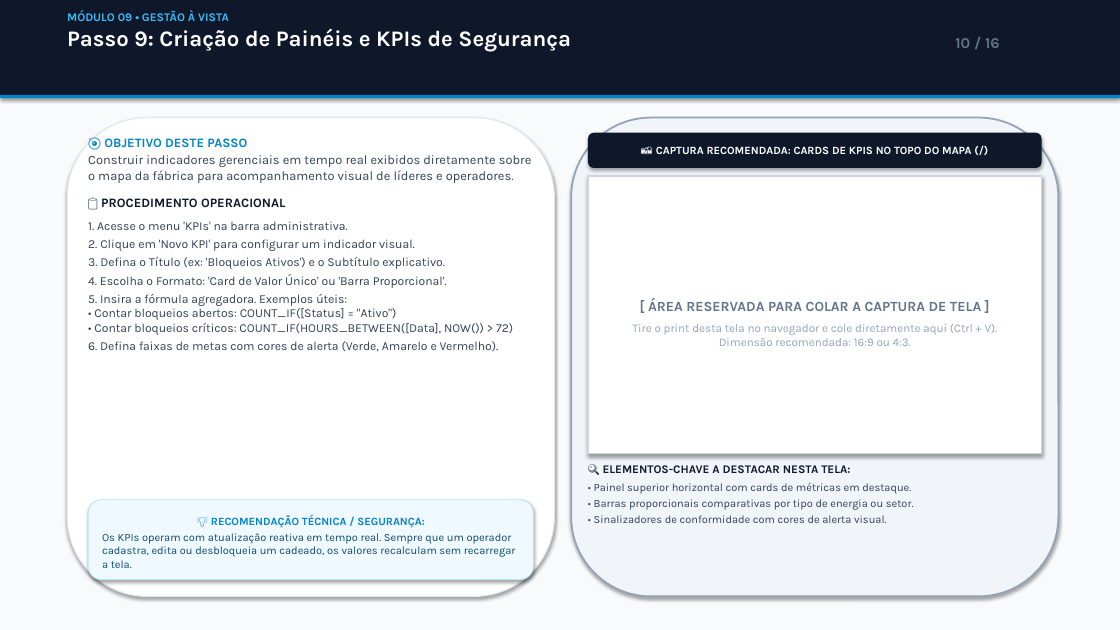
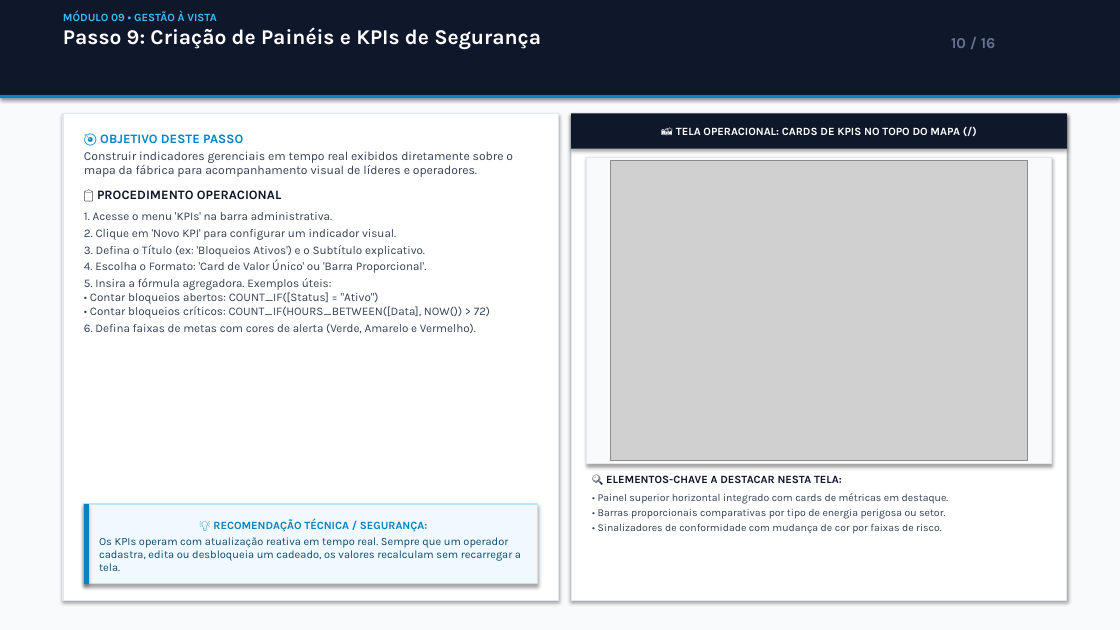
Before and after one commit to devrodrigo777/factory_map_1_online, a slide deck: slide 10 of client/public/Passo_a_Passo_EasyLOTOTO_for_Knauf.pptx. Drawn at 1120x630 pixels with LibreOffice and Linux fonts; fonts in the diff are those of the drawing; grey boxes stand for pictures. Boxes give left, top, right and bottom in pixels: in the first picture for what was removed or moved away, otherwise in the second. Text is boxed around its words. In the diff, an @@ line names an element or a change of style, - is before the commit and + after.

Commit message:
docs: update Passo_a_Passo_EasyLOTOTO_for_Knauf.pptx with embedded screenshots and clean rectangular design

```diff
--- a/client/public/Passo_a_Passo_EasyLOTOTO_for_Knauf.pptx
+++ b/client/public/Passo_a_Passo_EasyLOTOTO_for_Knauf.pptx
@@ text "MÓDULO 09 • GESTÃO À ..." at [63, 11, 541, 50]: size 10 to 9.5 pt in "MÓDULO 09 • GESTÃO À VISTA"; size 19 to 18 pt in "Passo 9: Criação de Painéis e KPIs ..." @@
@@ text "10 / 16": place and size @@
-text "10 / 16" at [955, 38, 1000, 48]
+text "10 / 16" at [951, 38, 996, 48]
@@ rectangle: place and size @@
-rectangle at [67, 118, 555, 597]
+rectangle at [63, 113, 559, 601]
@@ rectangle at [63, 113, 559, 601]: rounded rectangle to rectangle @@
@@ rectangle "📸 TELA OPERACIONAL: CARDS DE ..." at [571, 113, 1067, 149]: rounded rectangle to rectangle @@
@@ rectangle "📸 TELA OPERACIONAL: CARDS DE ...": place and size @@
-rectangle "📸 TELA OPERACIONAL: CARDS DE ..." at [588, 133, 1042, 168]
+rectangle "📸 TELA OPERACIONAL: CARDS DE ..." at [571, 113, 1067, 149]
@@ rounded rectangle removed at [571, 118, 1059, 597] @@
@@ rectangle added at [571, 113, 1067, 601], fill #FFFFFF, outline #E2E8F0 1 pt @@
@@ text in rectangle at [676, 127, 959, 135]: text changed @@
-📸 CAPTURA RECOMENDADA: CARDS DE KPIS NO TOPO DO MAPA (/)
+📸 TELA OPERACIONAL: CARDS DE KPIS NO TOPO DO MAPA (/)
@@ text at [84, 151, 513, 333]: size 11 to 10.5 pt in "Construir indicadores gerenciais em tempo real exibidos ..."; size 10.5 to 10 pt in "1. Acesse o menu 'KPIs' na barra ...", "2. Clique em 'Novo KPI' para configurar ...", "3. Defina o Título (ex: 'Bloqueios Ativos') ...", "4. Escolha o Formato: 'Card de Valor ..." and 2 more places; less space between paragraphs @@
@@ rectangle added at [586, 157, 1052, 464], fill #F8FAFC, outline #E2E8F0 1 pt @@
@@ rectangle removed at [588, 176, 1042, 454] @@
-[ ÁREA RESERVADA PARA COLAR A CAPTURA DE TELA ]
-Tire o print desta tela no navegador e cole diretamente aqui (Ctrl + V).
-Dimensão recomendada: 16:9 ou 4:3.
@@ picture added at [611, 160, 1028, 460] @@
@@ text "🔍 ELEMENTOS-CHAVE A DESTACAR NESTA ...": place and size @@
-text "🔍 ELEMENTOS-CHAVE A DESTACAR NESTA ..." at [594, 465, 914, 523]
+text "🔍 ELEMENTOS-CHAVE A DESTACAR NESTA ..." at [598, 475, 949, 534]
@@ text at [606, 475, 842, 483]: size 10 to 9.5 pt in "🔍 ELEMENTOS-CHAVE A DESTACAR NESTA TELA:" @@
@@ rectangle "💡 RECOMENDAÇÃO TÉCNICA / SEGURANÇA:": place and size @@
-rectangle "💡 RECOMENDAÇÃO TÉCNICA / SEGURANÇA:" at [88, 500, 534, 580]
+rectangle "💡 RECOMENDAÇÃO TÉCNICA / SEGURANÇA:" at [84, 504, 538, 584]
@@ rectangle "💡 RECOMENDAÇÃO TÉCNICA / SEGURANÇA:" at [84, 504, 538, 584]: rounded rectangle to rectangle; outline #BAE6FD 0.75 pt to #BAE6FD 1 pt @@
@@ rectangle added at [84, 504, 89, 584], fill #0284C7 @@
@@ text at [598, 493, 949, 534]: text changed; size 9.5 to 9 pt @@
-• Painel superior horizontal com cards de métricas em destaque.
-• Barras proporcionais comparativas por tipo de energia ou setor.
-• Sinalizadores de conformidade com cores de alerta visual.
+• Painel superior horizontal integrado com cards de métricas em destaque.
+• Barras proporcionais comparativas por tipo de energia perigosa ou setor.
+• Sinalizadores de conformidade com mudança de cor por faixas de risco.
```
Also in this commit, not shown: 15 other slides changed, 1 other file.
